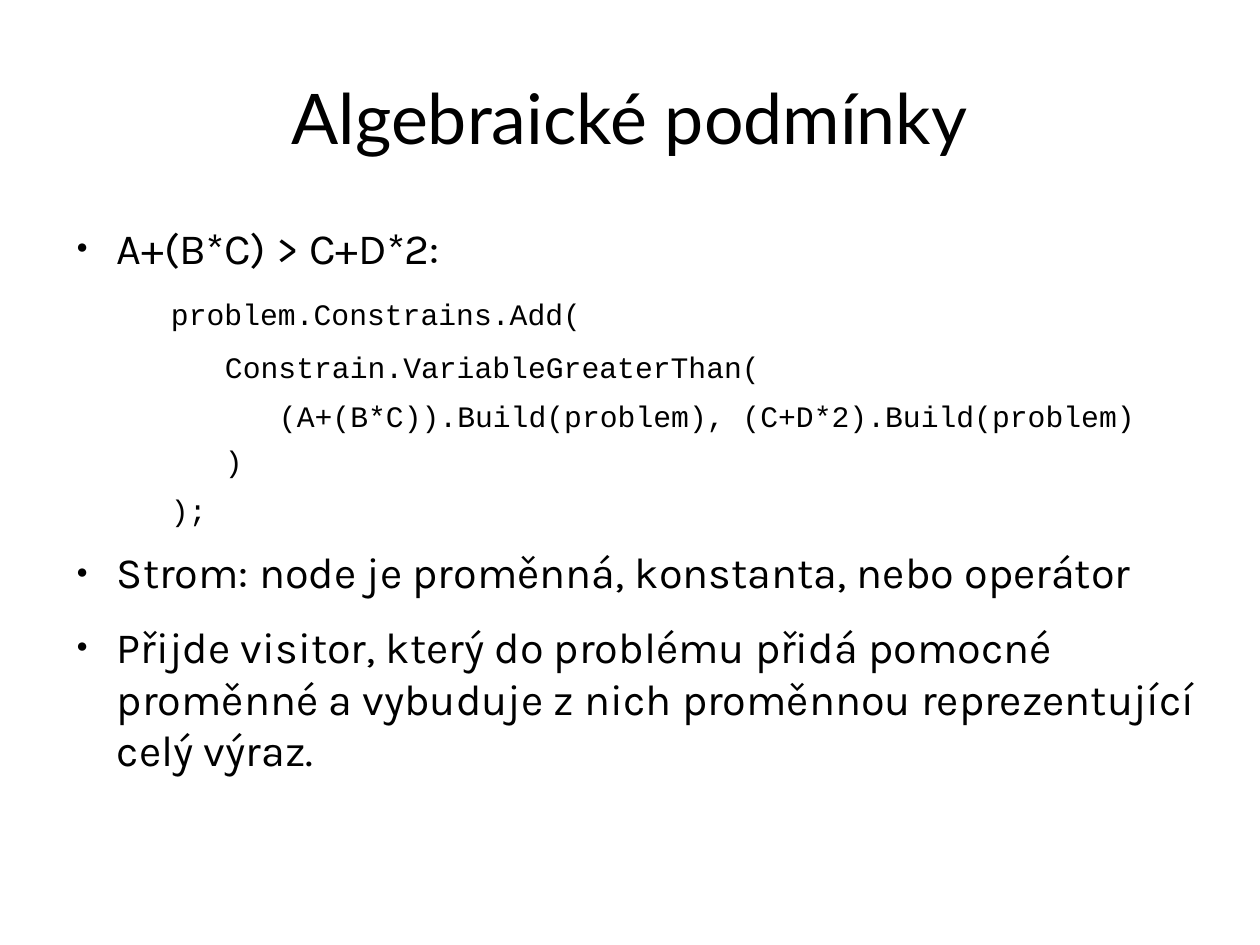
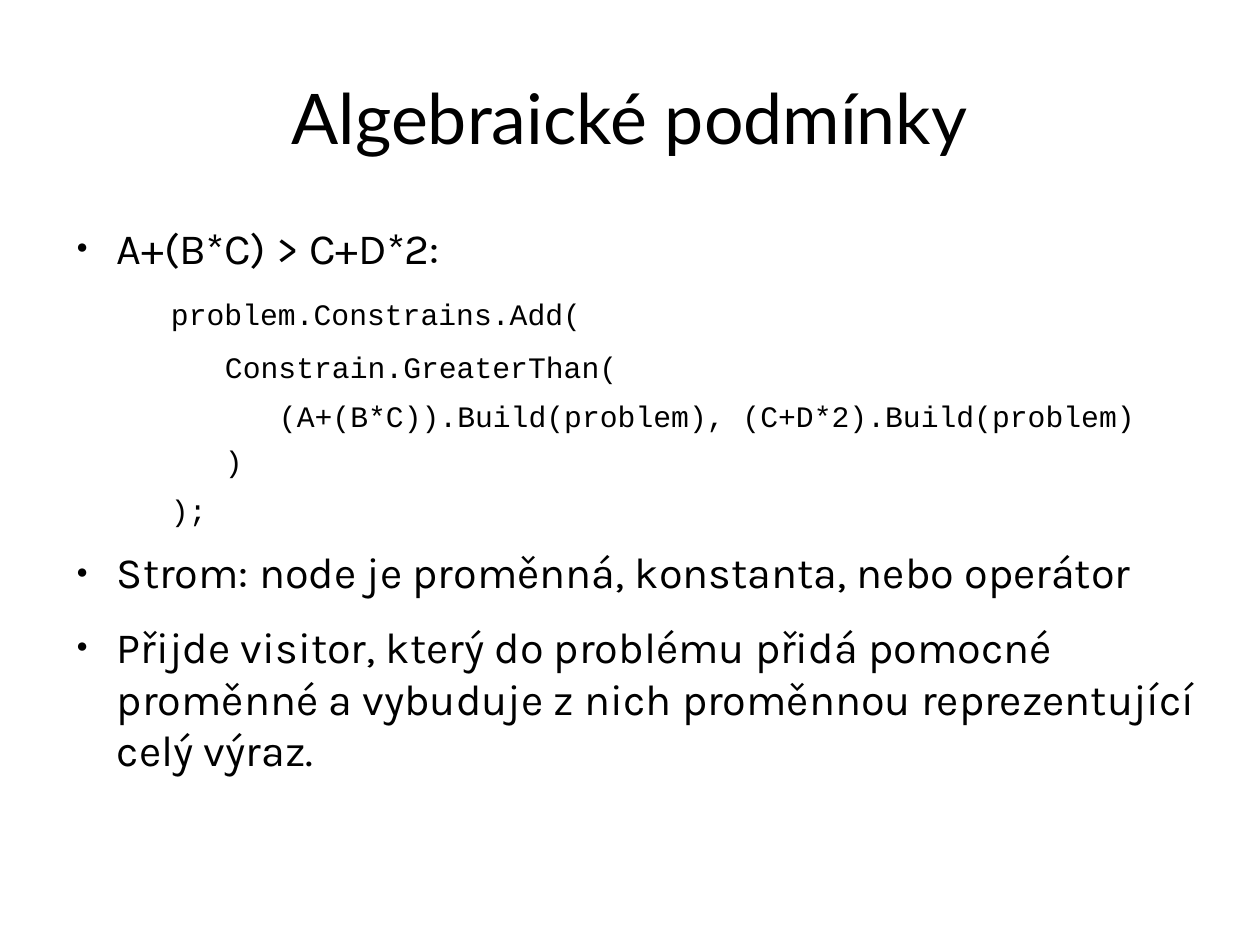
Before and after one commit to MichalPokorny/compulsive-skin-picking, a slide deck: slide 8 of csp.odp. Drawn at 1260x945 pixels with LibreOffice and Linux fonts; fonts in the diff are those of the drawing. Boxes give left, top, right and bottom in pixels: in the first picture for what was removed or moved away, otherwise in the second. Text is boxed around its words. In the diff, an @@ line names an element or a change of style, - is before the commit and + after.

```diff
--- a/csp.odp
+++ b/csp.odp
@@ text at [225, 357, 617, 384]: text changed @@
-    Constrain.VariableGreaterThan(
+    Constrain.GreaterThan(
```
Also in this commit, not shown: 5 other slides changed, 1 slide added, 9 other files.
